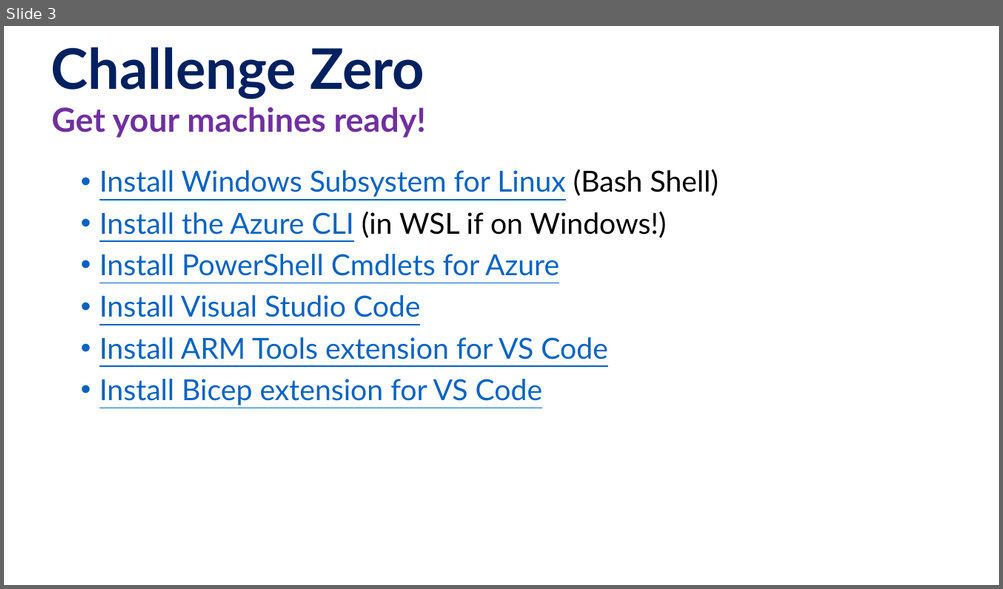
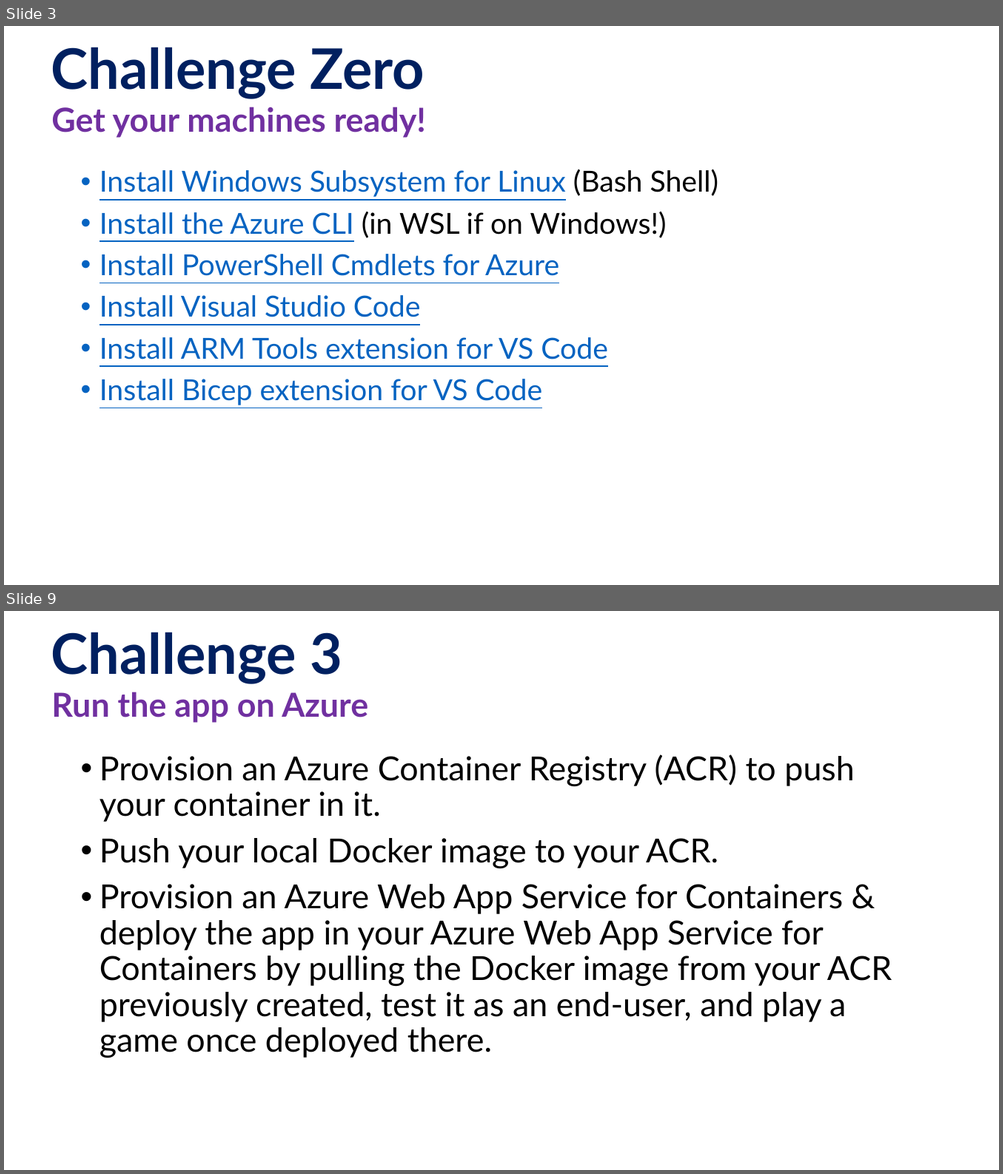
Before and after one commit to microsoft/WhatTheHack, a slide deck: xxx-RockPaperScissorsBoom/Coach/Lectures.pptx. Shown one above the other, each under a label of ours: slide 3 before the commit, slides 3 and 9 after it; the slides between them are not shown. The pictures are 1003x589 and 1003x1174 pixels, drawn with LibreOffice and Linux fonts; fonts in the diff are those of the drawing; background and template pictures are left out. Boxes give left, top, right and bottom in pixels: in the first picture for what was removed or moved away, otherwise in the second. Text is boxed around its words. In the diff, an @@ line names an element or a change of style, - is before the commit and + after.

```diff
--- a/xxx-RockPaperScissorsBoom/Coach/Lectures.pptx
+++ b/xxx-RockPaperScissorsBoom/Coach/Lectures.pptx
@@ slide 9 added at (4,611,999,1170), background #FFFFFF @@
@@ title added at (51,632,342,684), 54 pt, text #002060, bold @@
+Challenge 3
@@ text added at (51,692,368,723), 32 pt, text #7030A0, bold @@
+Run the app on Azure
@@ text added at (99,755,892,1059), 32 pt, text #000000 @@
+• Provision an Azure Container Registry (ACR) to push your container in it.
+• Push your local Docker image to your ACR.
+• Provision an Azure Web App Service for Containers & deploy the app in your Azure Web App Service for Containers by pulling the Docker image from your ACR previously created, test it as an end-user, and play a game once deployed there.
```
Also in this commit, not shown: 5 slides changed, 20 other slides added, 6 slides removed, 13 other files.
